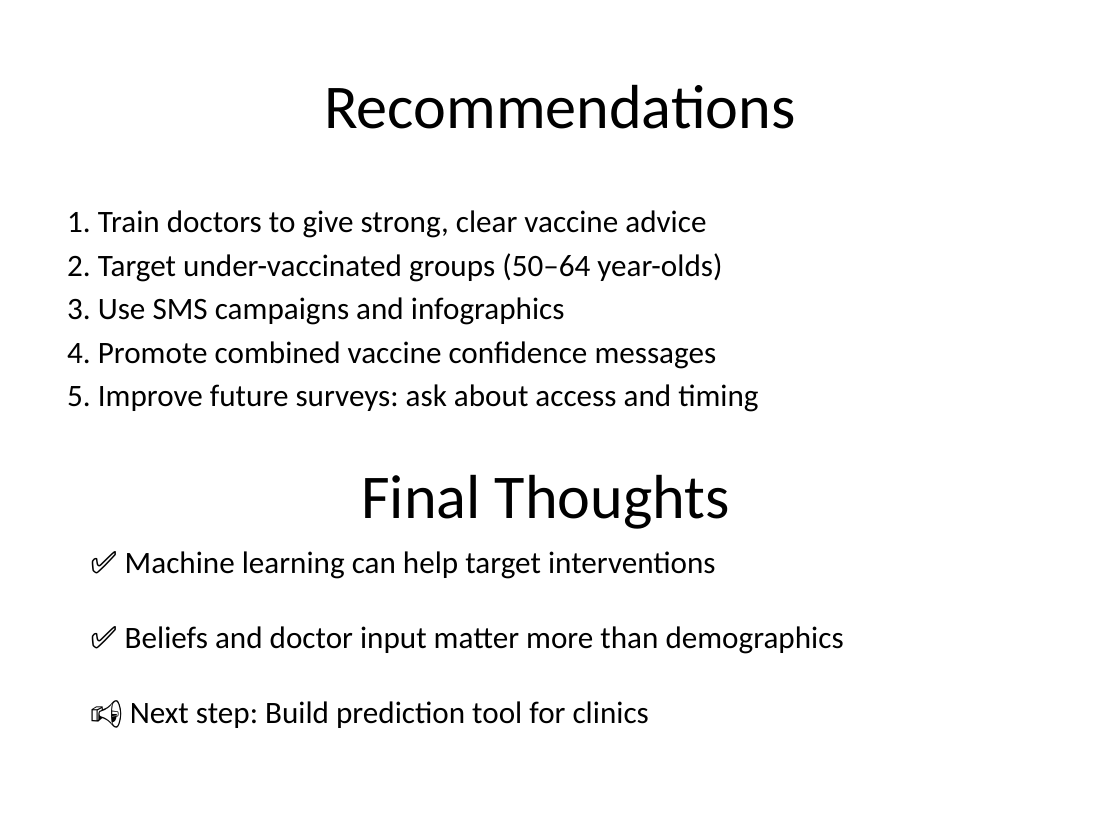
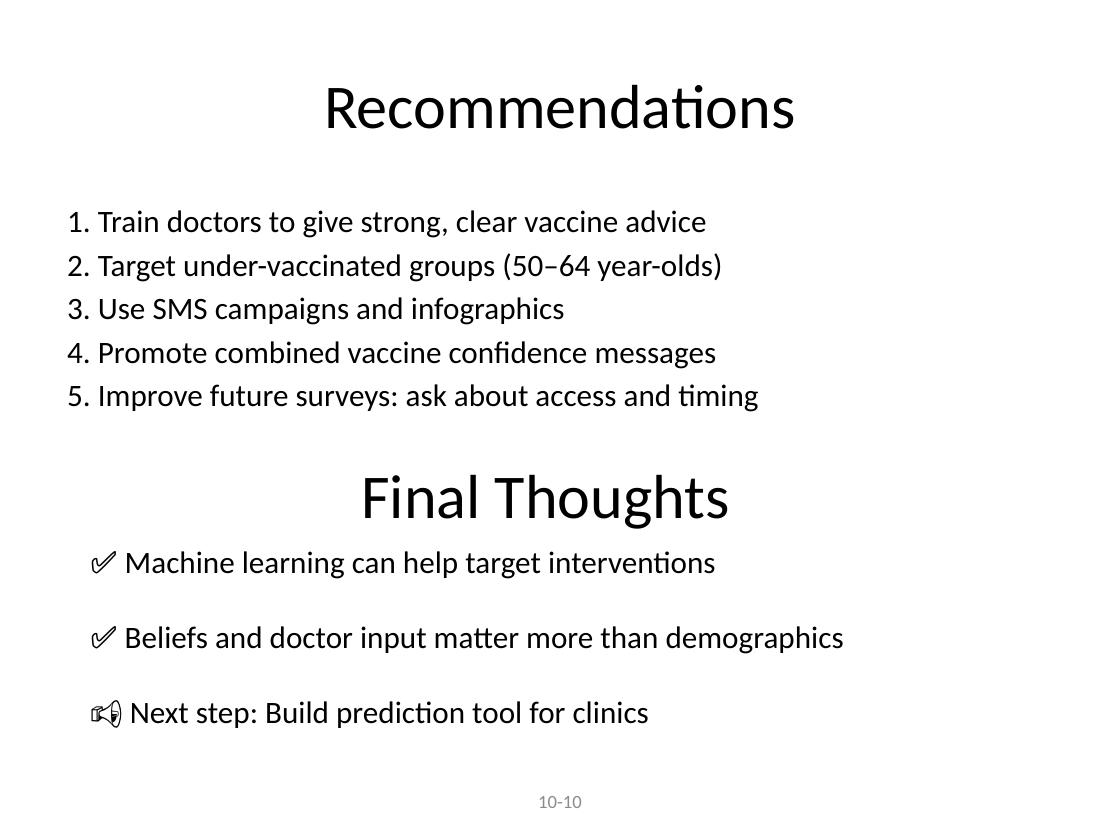
Before and after one commit to albert-raphael/alpha-group, a slide deck: slide 11 of documents/Flu_Vaccination_Predictor_Presentation.pptx (slide 7 before the commit). Drawn at 1120x840 pixels with LibreOffice and Linux fonts; fonts in the diff are those of the drawing. Boxes give left, top, right and bottom in pixels: in the first picture for what was removed or moved away, otherwise in the second. Text is boxed around its words. In the diff, an @@ line names an element or a change of style, - is before the commit and + after.

```diff
--- a/documents/Flu_Vaccination_Predictor_Presentation.pptx
+++ b/documents/Flu_Vaccination_Predictor_Presentation.pptx
@@ text added at [538, 796, 581, 808], 12 pt, text #8C8C8C @@
+10-10
```
Also in this commit, not shown: 3 other slides changed, 6 slides added, 2 slides removed, 1 other file.
